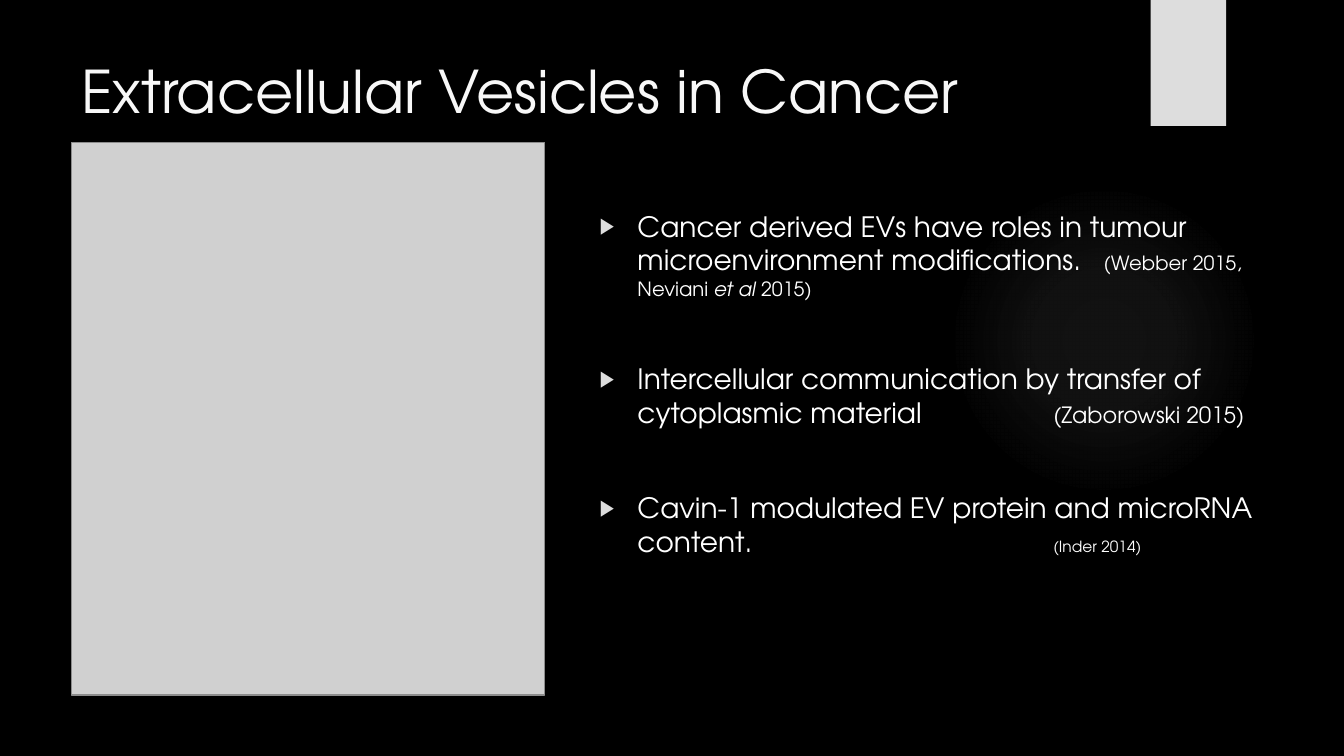
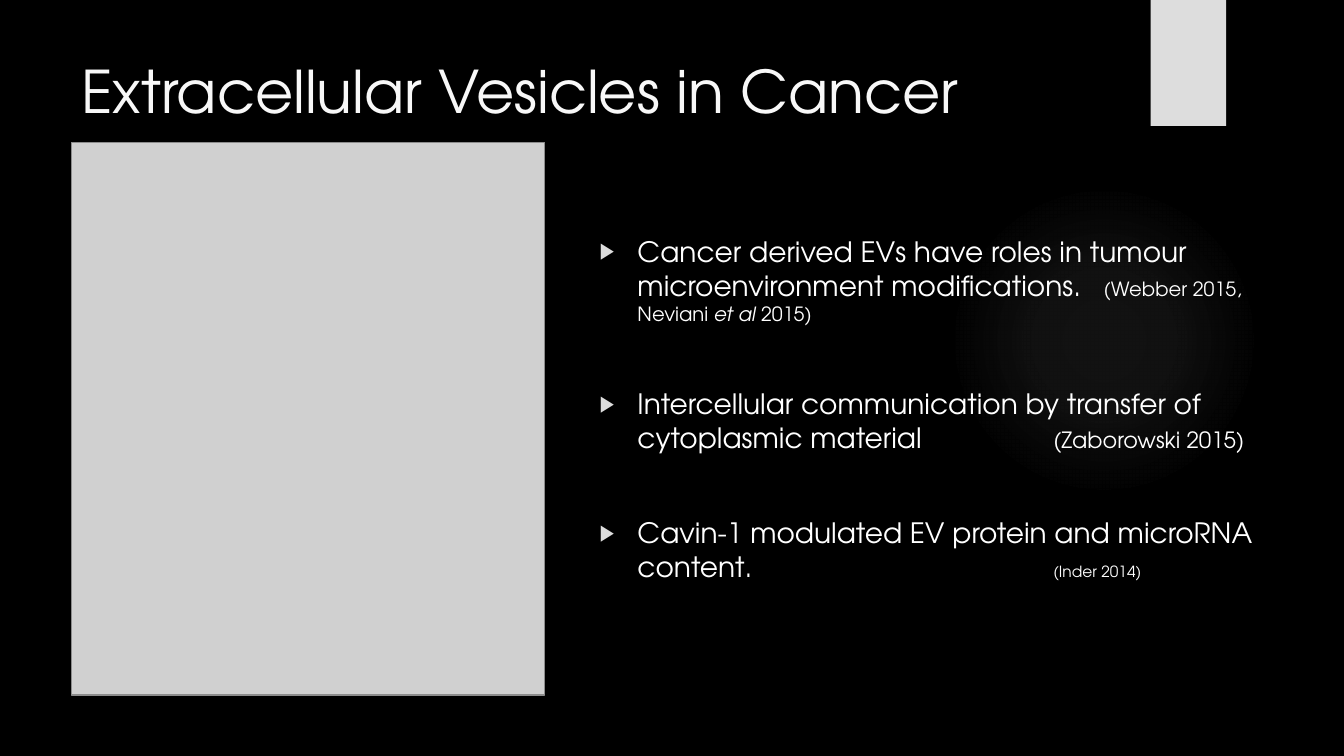
Before and after one commit to HarleyRobinson/Honours2, a slide deck: slide 4 of SeminarSlides.pptx. Drawn at 1344x756 pixels with LibreOffice and Linux fonts; fonts in the diff are those of the drawing; grey boxes stand for pictures; background and template pictures are left out. Boxes give left, top, right and bottom in pixels: in the first picture for what was removed or moved away, otherwise in the second. Text is boxed around its words. In the diff, an @@ line names an element or a change of style, - is before the commit and + after.

```diff
--- a/SeminarSlides.pptx
+++ b/SeminarSlides.pptx
@@ text "Cancer derived EVs have roles ...": place and size @@
-text "Cancer derived EVs have roles ..." at [637, 216, 1253, 556]
+text "Cancer derived EVs have roles ..." at [637, 241, 1253, 581]
```
Also in this commit, not shown: 3 other slides changed, 1 other file.
